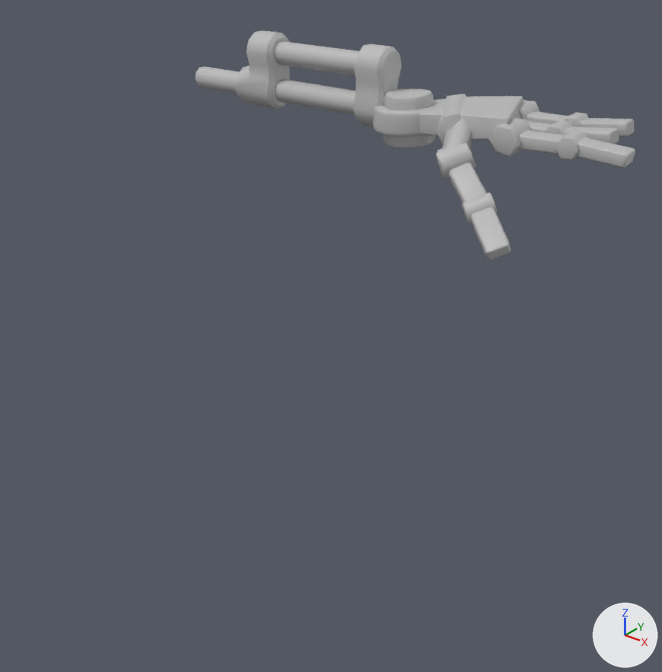
Two versions of the FBX model Assets/Art/Meshes/RobotParts/sm_robot_part_L_lower_arm_02.fbx, one commit apart.
The view is the same before and after, from a 50 mm lens placed at (1.745, -0.885, 1.759), pointed at (0.897, 0.175, 1.102). The axes (+X, +Y, +Z) are drawn at lower right. The lights are the same throughout. Where no turn or scale is listed for an object, it has been applied to the vertices.

Objects in the first picture: 'L_lower_arm_02'.
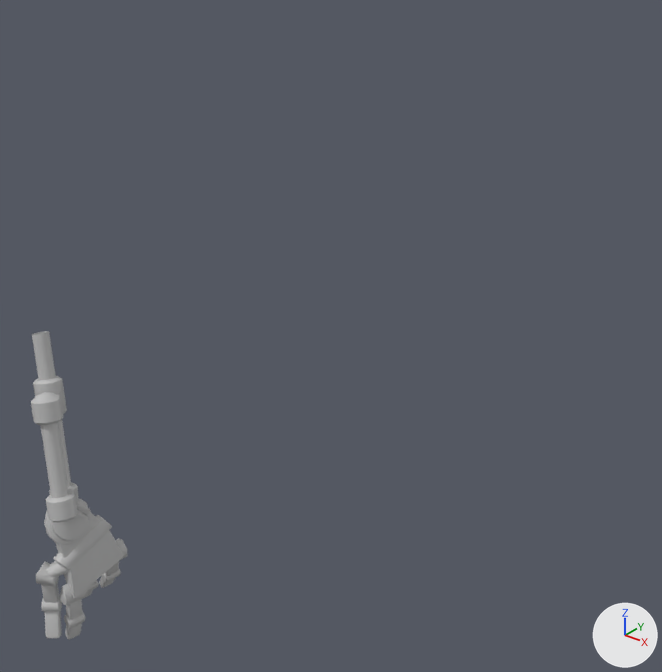
Pixel boxes (x1, y1, x2, y2) of what changed, in the pictures (662 x 672 px; the box of a moved part takes in the faces that stretch with it):
'L_lower_arm_02', reshaped (78% narrower, 34% taller): before (195, 30, 635, 260); after (31, 331, 128, 640)
part 1 of me_mesh, moved or reshaped: before (555, 131, 587, 160); after (64, 610, 85, 628)
part 2 of me_mesh, moved or reshaped: before (470, 207, 511, 260); after (44, 611, 62, 638)
part 3 of me_mesh, moved or reshaped: before (575, 138, 635, 168); after (65, 623, 82, 640)
part 4 of me_mesh, moved or reshaped: before (545, 121, 573, 135); after (86, 580, 99, 592)
part 5 of me_mesh, moved or reshaped: before (564, 112, 588, 127); after (101, 569, 121, 582)
part 6 of me_mesh, moved or reshaped: before (235, 30, 290, 109); after (31, 376, 67, 425)
part 7 of me_mesh, moved or reshaped: before (195, 66, 356, 115); after (32, 331, 72, 487)
part 8 of me_mesh, moved or reshaped: before (274, 41, 359, 76); after (40, 423, 69, 498)
part 9 of me_mesh, moved or reshaped: before (353, 44, 634, 224); after (36, 482, 128, 620)

Edits to the bpy script that builds the scene:
```text
Change me_mesh:
    used by ob_l_lower_arm_02; location = (1.022, 0.01, 1.433)
    remove me_mesh.from_pydata(...)  # 968 vertices, 1035 faces; spans x -0.332..0.352, y -0.021..0.227, z -0.054..0.146
    add me_mesh.from_pydata(...)  # 968 vertices, 1035 faces; spans x -0.699..-0.541, y -0.15..0.043, z -1.088..-0.421
    me_mesh part 1: the loose piece of 26 vertices spanning x 0.265..0.296, y 0.09..0.127, z 0.046..0.073 is multiplied about its middle by the matrix ((-0.271, 0.15, 0.95), (-0.026, 0.985, -0.163), (-0.961, -0.069, -0.264)), then moved by (-0.875, -0.2, -1.082)
    me_mesh part 2: the loose piece of 32 vertices spanning x 0.205..0.269, y -0.021..0.036, z -0.054..-0.003 is multiplied about its middle by the matrix ((0.737, 0.032, 0.675), (0.203, 0.942, -0.267), (-0.645, 0.334, 0.687)), then moved by (-0.85, -0.137, -0.986)
    me_mesh part 3: the loose piece of 32 vertices spanning x 0.286..0.352, y 0.094..0.128, z 0.045..0.068 is multiplied about its middle by the matrix ((-0.327, 0.151, 0.921), (-0.008, 0.975, -0.163), (-0.934, -0.062, -0.321)), then moved by (-0.927, -0.2, -1.113)
    me_mesh part 4: the loose piece of 26 vertices spanning x 0.228..0.259, y 0.132..0.169, z 0.046..0.072 is multiplied about its middle by the matrix ((-0.526, 0.158, 0.835), (0.097, 0.986, -0.126), (-0.844, 0.015, -0.535)), then moved by (-0.861, -0.185, -1.044)
    me_mesh part 5: the loose piece of 26 vertices spanning x 0.225..0.256, y 0.184..0.221, z 0.047..0.073 is multiplied about its middle by the matrix ((-0.528, 0.157, 0.833), (0.097, 0.986, -0.124), (-0.842, 0.016, -0.536)), then moved by (-0.847, -0.186, -1.042)
    me_mesh part 6: the loose piece of 80 vertices spanning x -0.244..-0.17, y 0.083..0.138, z 0.042..0.146 is multiplied about its middle by the matrix ((0.228, 0.659, 0.717), (-0.16, 0.751, -0.64), (-0.96, 0.031, 0.277)), then moved by (-0.429, -0.16, -0.632)
    me_mesh part 7: the loose piece of 20 vertices spanning x -0.332..-0.027, y 0.093..0.128, z 0.051..0.084 is multiplied about its middle by the matrix ((0.229, 0.659, 0.716), (-0.16, 0.751, -0.64), (-0.96, 0.032, 0.278)), then moved by (-0.469, -0.148, -0.64)
    me_mesh part 8: the loose piece of 20 vertices spanning x -0.171..-0.027, y 0.095..0.128, z 0.103..0.135 is multiplied about its middle by the matrix ((0.229, 0.658, 0.717), (-0.16, 0.752, -0.64), (-0.96, 0.032, 0.277)), then moved by (-0.494, -0.194, -0.755)
    me_mesh part 9: 706 of 968 vertices moved; they spanned x -0.027..0.314, y 0.005..0.227, z -0.03..0.144 and now span x -0.666..-0.541, y -0.145..0.043, z -1.046..-0.699; mean shift (-0.716, -0.182, -0.916); largest move (0.312, 0.144, 0.071) -> (-0.655, -0.032, -1.046)
```
